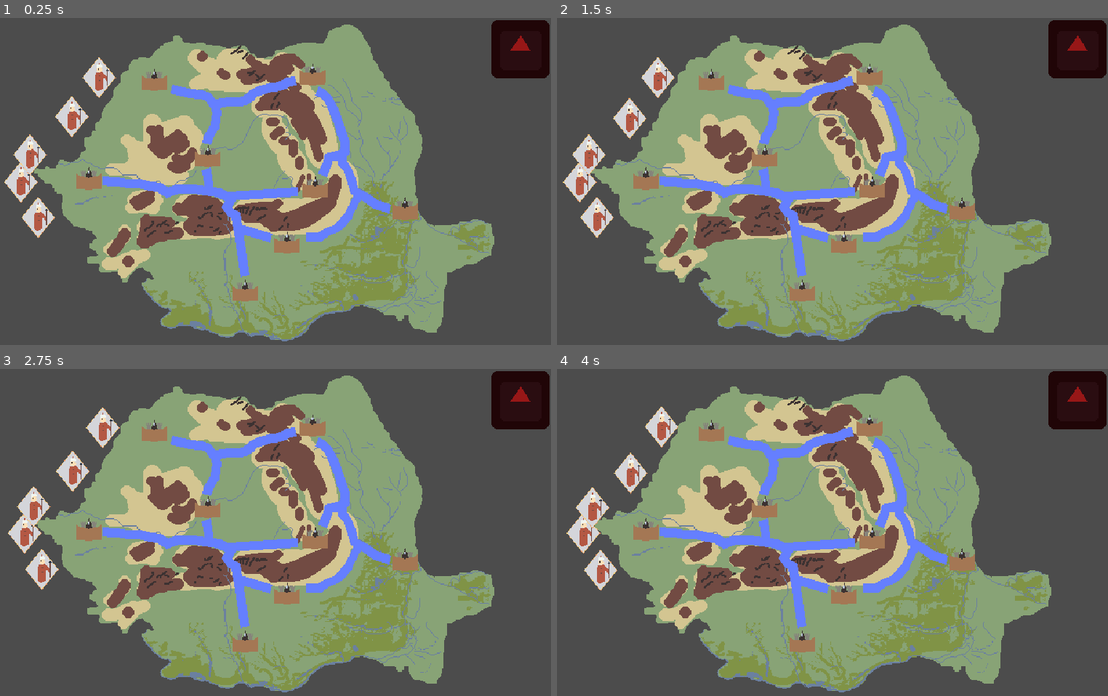
Above: before the commit, frames 1-4 (two rows, left to right).
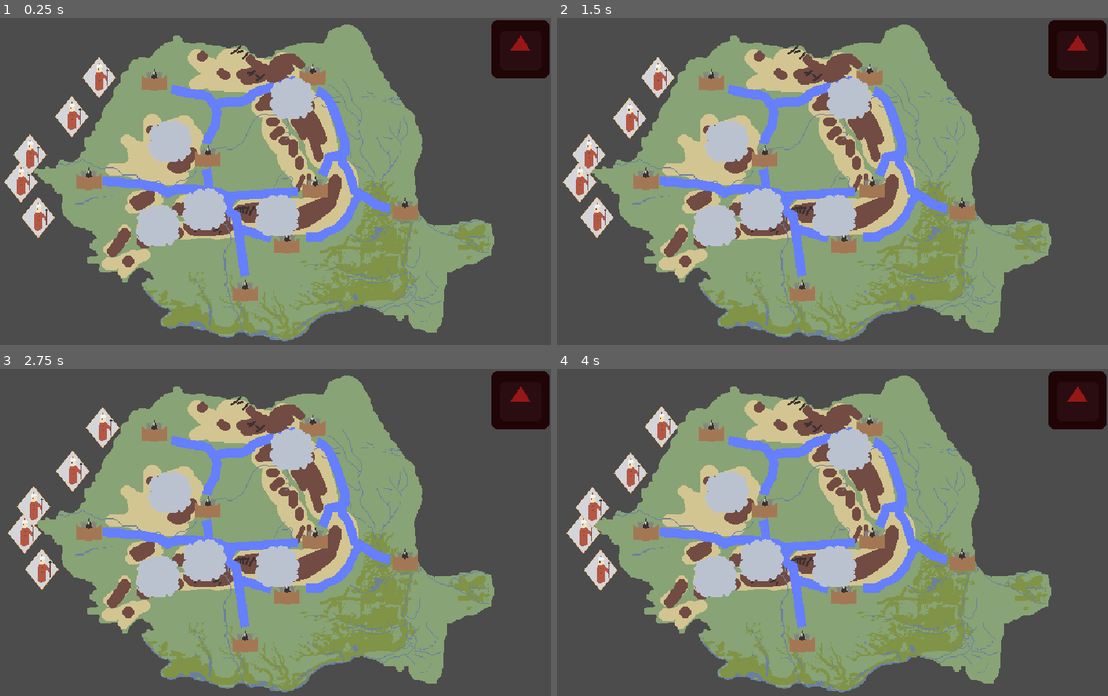
Above: after the commit, the same moments.

Repository: Bstylestuff/Solomonari
Game: Godot game, scene res://Screens/MainGame/World.tscn
Same seed, same stepped clock (60 frames per second), same inputs: the game is played once before the commit and once after it. This scene is started directly instead of the project's main scene. The engine's default icon, where the game draws it, is replaced by a stand-in: a white triangle on a blue panel in a dark square.
Inputs (mouse positions are in pixels of both pictures, inside the frame that each line leads up to):
- Up to frame 1 (0.25 s): no input
- Up to frame 2 (1.5 s): move the mouse to (942, 165) at 0.52 s; click (942, 165) at 0.67 s; move the mouse to (700, 197) at 1.27 s; click (700, 197) at 1.42 s
- Up to frame 3 (2.75 s): move the mouse to (319, 460) at 2.02 s; click (319, 460) at 2.17 s
- Up to frame 4 (4 s): move the mouse to (788, 597) at 2.77 s; click (788, 597) at 2.92 s; move the mouse to (992, 581) at 3.52 s; click (992, 581) at 3.67 s

The runs differ from the first frame. In frame 1, 4.1% of the frame differs, in the area x 24-57%, y 18-70%; in frame 2, 4.1%; in frame 3, 4.1%; in frame 4, 4.1%.

Commit message:
alpha stage

Diff:
--- a/Cloud/Cloud.gd
+++ b/Cloud/Cloud.gd
@@ -6,6 +6,7 @@
 var path_follow=true
 var point_to_loffow=0
 var path_to_folow=[]
+var my_owner=null
 export var  ttl = 200
 export var granulation = 18
 
@@ -22,7 +23,8 @@
 	if point_to_loffow == path_to_folow.size():
 		path_to_folow.clear()
 		point_to_loffow =0
-	if ttl==0:
+	if ttl<=0:
+		my_owner.im_dead()
 		self.queue_free()
 	$Line2D.global_position=Vector2(0,0)
 
@@ -42,6 +44,10 @@
 			point_to_loffow=0
 			active =true
 
+func set_owner(obj):
+	my_owner=obj
+	return
+
 func _on_Area2D_area_entered(area):
 	if(area.is_in_group("enemies")):
 		area.get_parent().deal_damage()
@@ -55,3 +61,12 @@
 
 func _on_Area2D_mouse_exited():
 	mouse_over=false
+
+
+func _on_AnimatedSprite_animation_finished():
+	if $AnimatedSprite.animation == "Attack":
+		for i in $Area2D.get_overlapping_areas():
+			if i!=null:
+				ttl-=1
+				i.get_parent().deal_damage()
+	pass # Replace with function body.
--- a/Cloud/Cloud.tscn
+++ b/Cloud/Cloud.tscn
@@ -76,10 +76,10 @@
 [node name="AnimatedSprite" type="AnimatedSprite" parent="."]
 frames = SubResource( 11 )
 animation = "Idle"
-frame = 1
 playing = true
 
 [connection signal="area_entered" from="Area2D" to="." method="_on_Area2D_area_entered"]
 [connection signal="area_exited" from="Area2D" to="." method="_on_Area2D_area_exited"]
 [connection signal="mouse_entered" from="Area2D" to="." method="_on_Area2D_mouse_entered"]
 [connection signal="mouse_exited" from="Area2D" to="." method="_on_Area2D_mouse_exited"]
+[connection signal="animation_finished" from="AnimatedSprite" to="." method="_on_AnimatedSprite_animation_finished"]
--- a/Mountain/Mountain.gd
+++ b/Mountain/Mountain.gd
@@ -2,7 +2,15 @@
 
 const cloud_template = preload("res://Cloud/Cloud.tscn")
 
+func _ready():
+	spawn()
+
 func spawn():
 	var new_cloud = cloud_template.instance()
 	new_cloud.global_position=self.global_position
+	new_cloud.set_owner(self)
 	get_parent().get_node("Clouds").add_child(new_cloud)
+
+
+func im_dead():
+	spawn()
--- a/Screens/MainGame/World.tscn
+++ b/Screens/MainGame/World.tscn
@@ -47,9 +47,6 @@
 modulate = Color( 0.596078, 0.0941176, 0.0941176, 1 )
 position = Vector2( 254, -178 )
 normal = ExtResource( 1 )
-
-[node name="Mountain" parent="." instance=ExtResource( 3 )]
-position = Vector2( -146, -9 )
 
 [node name="Clouds" type="Node" parent="."]
 
@@ -161,4 +158,19 @@
 [node name="Node2D5" parent="." instance=ExtResource( 5 )]
 position = Vector2( -178, -114 )
 
+[node name="Node2D6" parent="." instance=ExtResource( 3 )]
+position = Vector2( -101, -44 )
+
+[node name="Node2D7" parent="." instance=ExtResource( 3 )]
+position = Vector2( -114, 49 )
+
+[node name="Node2D8" parent="." instance=ExtResource( 3 )]
+position = Vector2( -63, 31 )
+
+[node name="Node2D9" parent="." instance=ExtResource( 3 )]
+position = Vector2( 33, -91 )
+
+[node name="Node2D10" parent="." instance=ExtResource( 3 )]
+position = Vector2( 17, 38 )
+
 [connection signal="pressed" from="pauseButton" to="." method="_on_pauseButton_pressed"]
